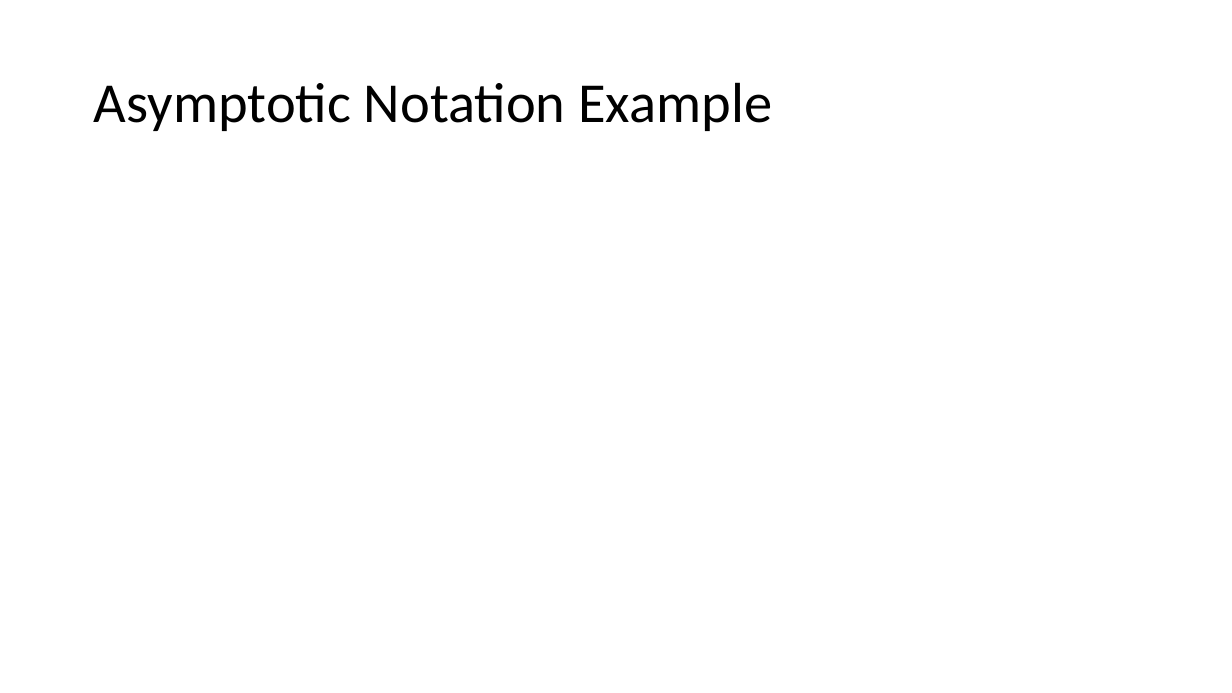
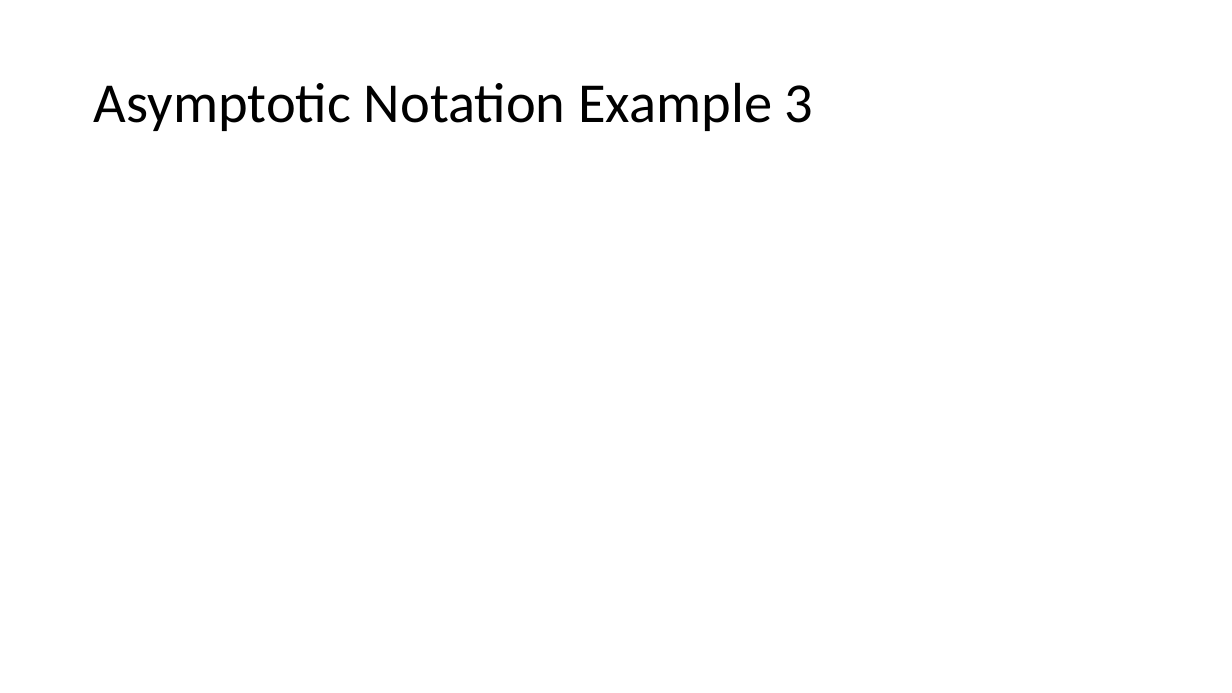
Before and after one commit to natebrunelle/cse332, a slide deck: slide 29 of demo_site/files/slides/lecture3_analysis2_inkb.pptx (slide 19 before the commit). Drawn at 1232x693 pixels with LibreOffice and Linux fonts; fonts in the diff are those of the drawing; grey boxes stand for pictures. Boxes give left, top, right and bottom in pixels: in the first picture for what was removed or moved away, otherwise in the second. Text is boxed around its words. In the diff, an @@ line names an element or a change of style, - is before the commit and + after.

```diff
--- a/demo_site/files/slides/lecture3_analysis2_inkb.pptx
+++ b/demo_site/files/slides/lecture3_analysis2_inkb.pptx
@@ title at (x1=94, y1=82, x2=814, y2=131): text changed @@
-Asymptotic Notation Example
+Asymptotic Notation Example 3
```
Also in this commit, not shown: 17 other slides changed, 10 slides added, 5 other files.
